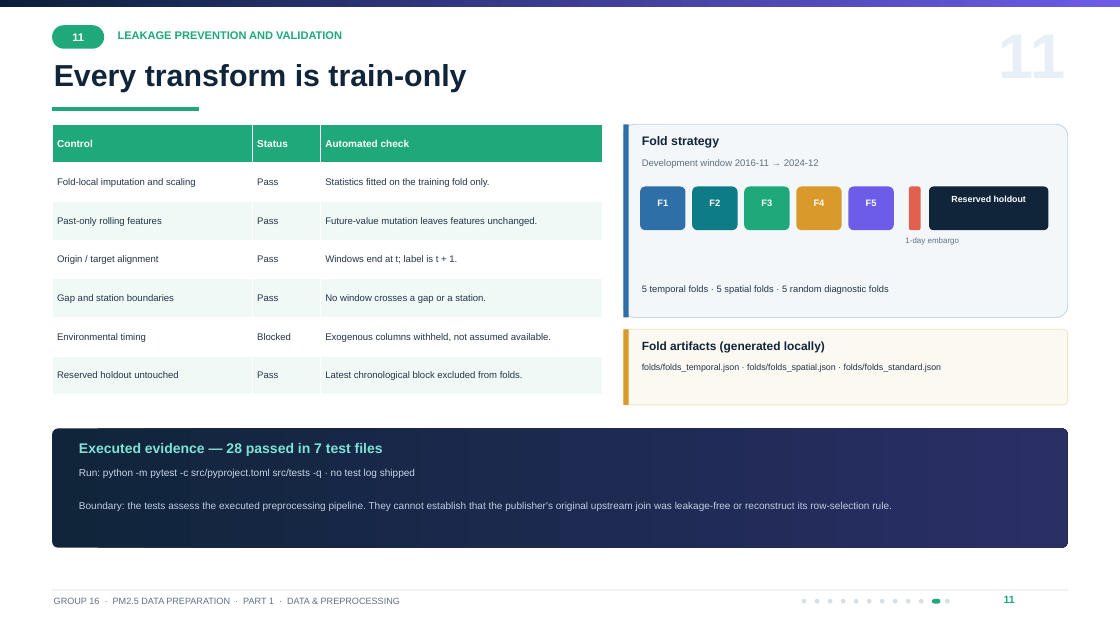
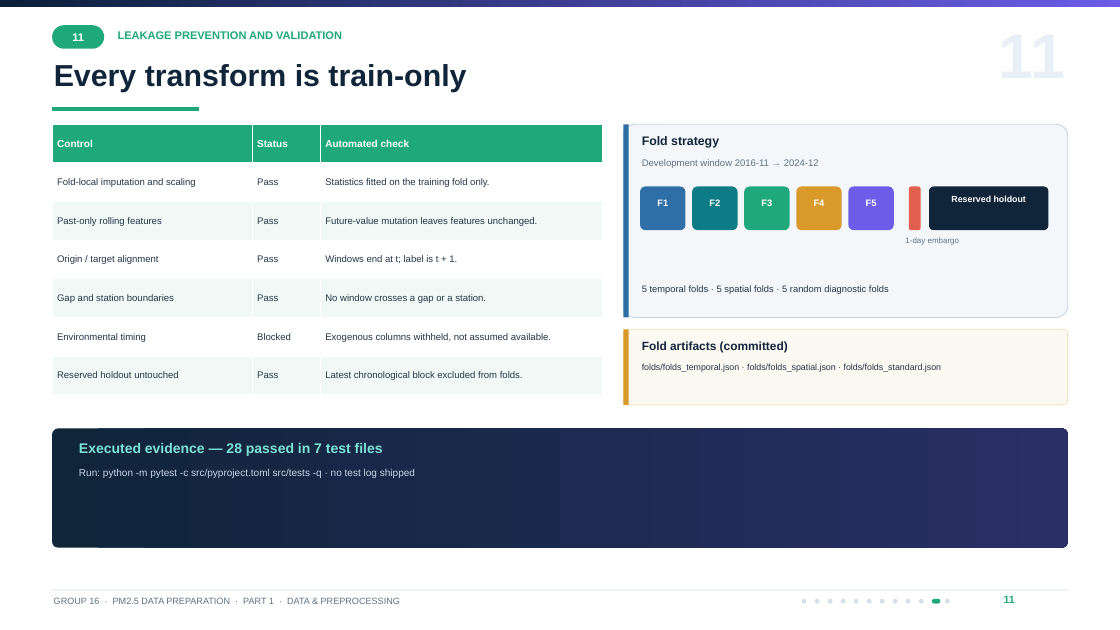
Before and after one commit to mohanedislam9285/part1, a slide deck: slide 11 of presentation/Part_1_Presentation.pptx. Drawn at 1120x630 pixels with LibreOffice and Linux fonts; fonts in the diff are those of the drawing. Boxes give left, top, right and bottom in pixels: in the first picture for what was removed or moved away, otherwise in the second. Text is boxed around its words. In the diff, an @@ line names an element or a change of style, - is before the commit and + after.

Commit message:
Remove meta and defensive prose from Part 1 deliverables
Drop sentences that explain the assignment or defend the work to an
imagined reviewer, and fix the two stale slide references to the moved
monthly trend table and the now-committed fold files.

```diff
--- a/presentation/Part_1_Presentation.pptx
+++ b/presentation/Part_1_Presentation.pptx
@@ text at <box>642,341,788,353</box>: text changed @@
-Fold artifacts (generated locally)
+Fold artifacts (committed)
@@ text removed at <box>79,502,892,511</box> @@
-Boundary: the tests assess the executed preprocessing pipeline. They cannot establish that the publisher's original upstream join was leakage-free or reconstruct its row-selection rule.
```
Also in this commit, not shown: 6 other slides changed, 9 other files.
